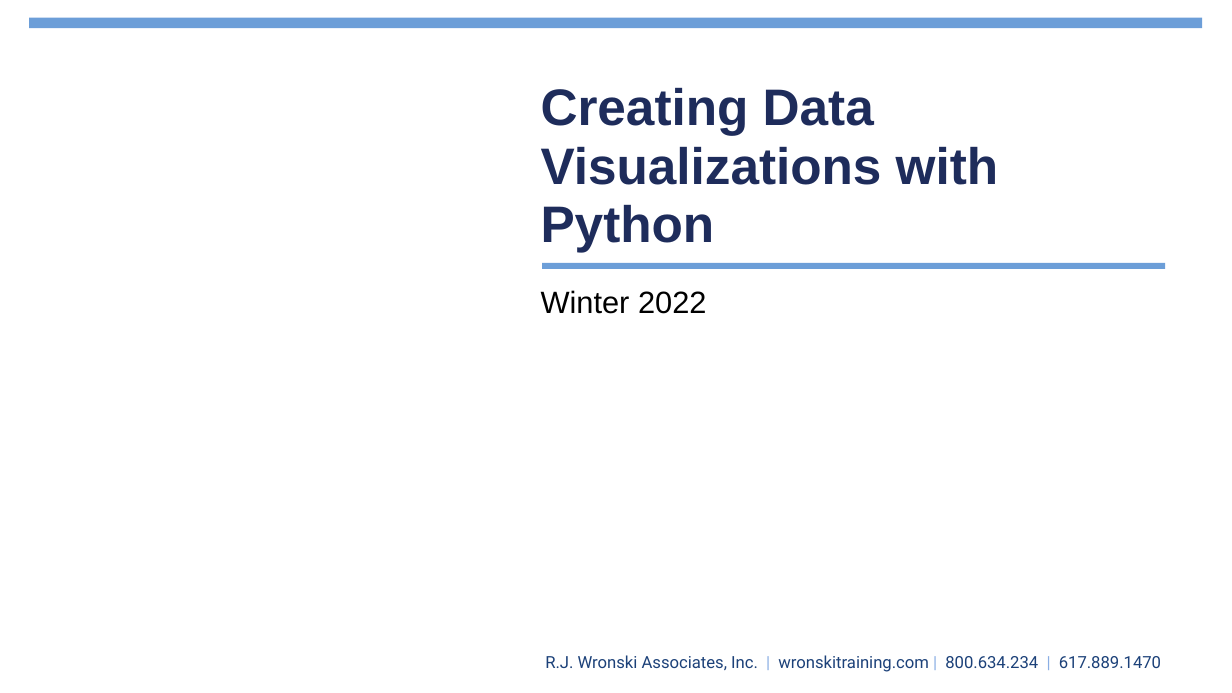
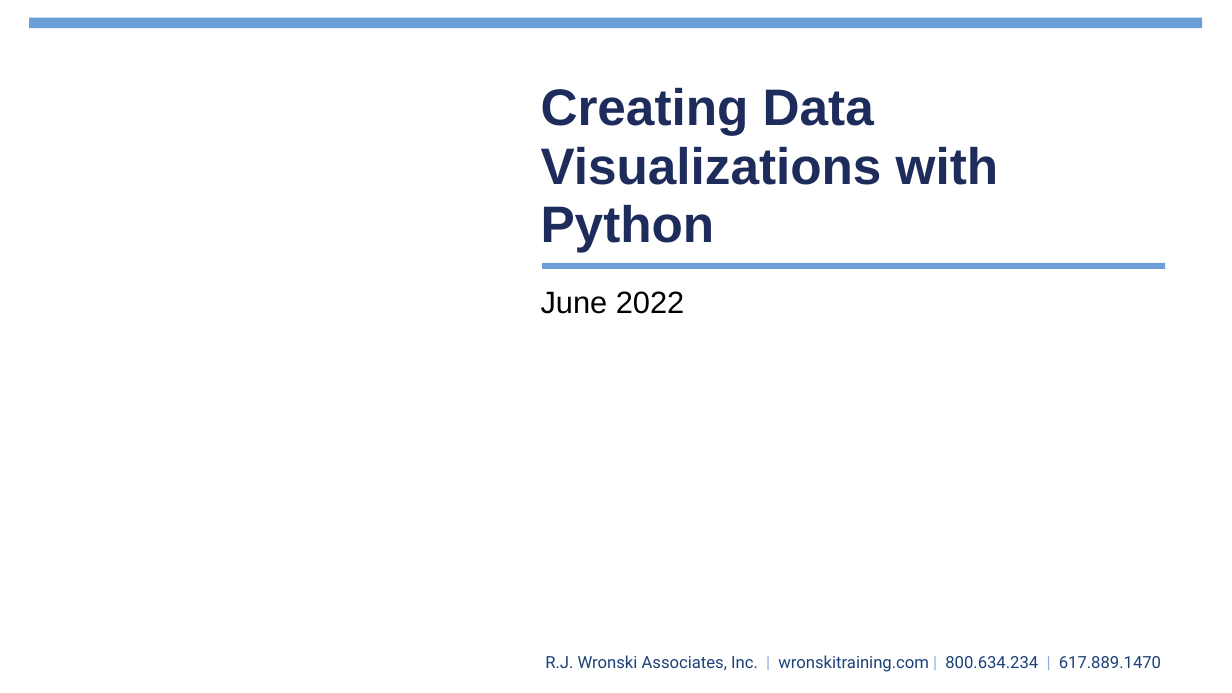
Before and after one commit to jimcody2014/Python-CDC, a slide deck: slide 1 of Data Visualization/Python for Data Visualizations 2022.pptx. Drawn at 1232x693 pixels with LibreOffice and Linux fonts; fonts in the diff are those of the drawing; background and template pictures are left out. Boxes give left, top, right and bottom in pixels: in the first picture for what was removed or moved away, otherwise in the second. Text is boxed around its words. In the diff, an @@ line names an element or a change of style, - is before the commit and + after.

```diff
--- a/Data Visualization/Python for Data Visualizations 2022.pptx
+++ b/Data Visualization/Python for Data Visualizations 2022.pptx
@@ subtitle at (541,291,684,314): text changed @@
-Winter 2022
+June 2022
```
Also in this commit, not shown: 13 other files.
